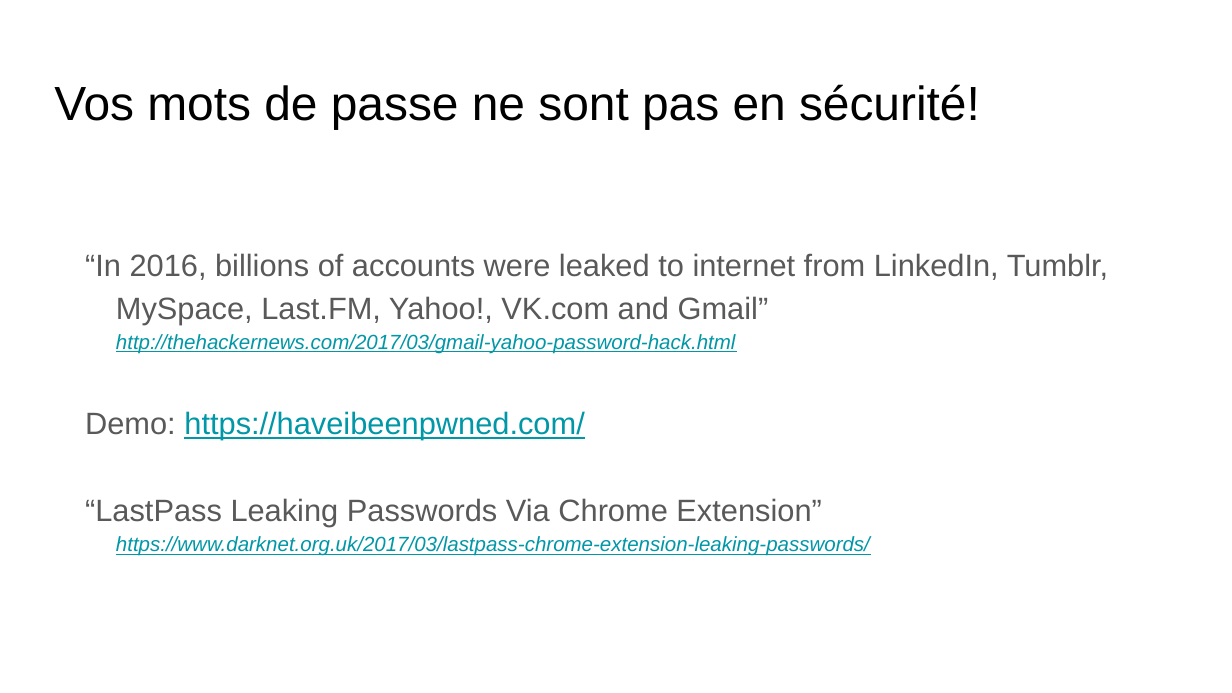
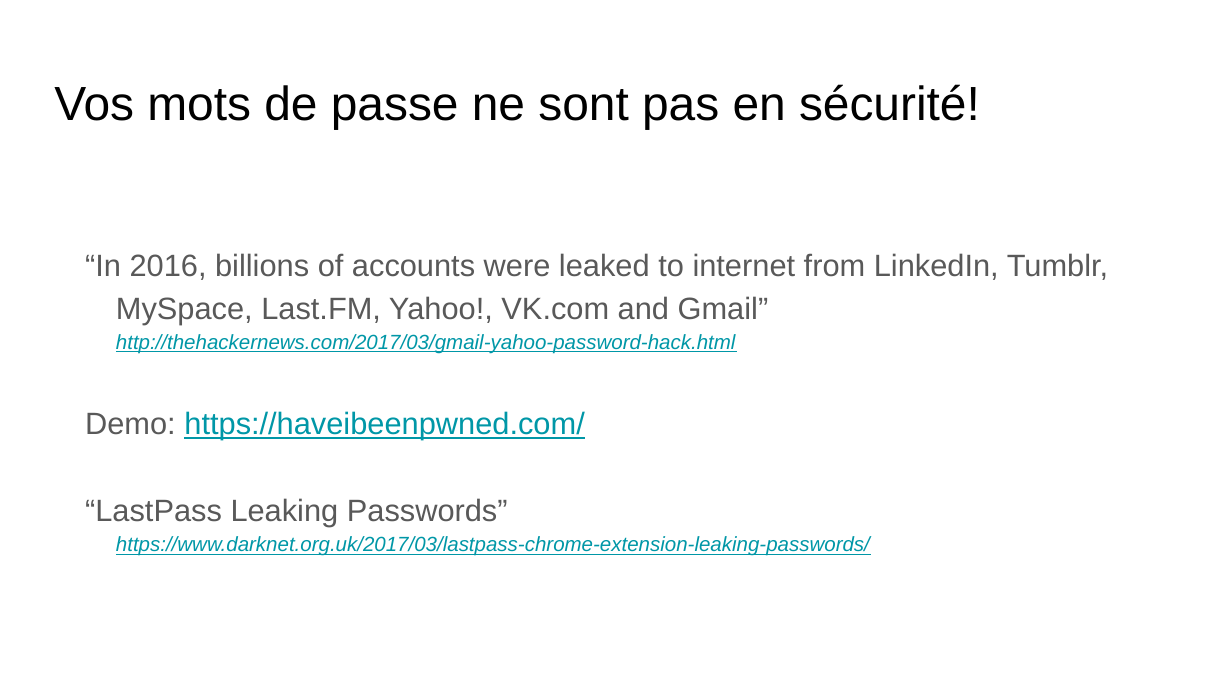
Before and after one commit to claudiosousa/hard-pass, a slide deck: slide 2 of presentation/Intermediaire/Hard-pass.pptx. Drawn at 1232x693 pixels with LibreOffice and Linux fonts; fonts in the diff are those of the drawing. Boxes give left, top, right and bottom in pixels: in the first picture for what was removed or moved away, otherwise in the second. Text is boxed around its words. In the diff, an @@ line names an element or a change of style, - is before the commit and + after.

```diff
--- a/presentation/Intermediaire/Hard-pass.pptx
+++ b/presentation/Intermediaire/Hard-pass.pptx
@@ text at <box>85,498,870,556</box>: text changed @@
-“LastPass Leaking Passwords Via Chrome Extension”
-https://www.darknet.org.uk/2017/03/lastpass-chrome-extension-leaking-passwords/
+“LastPass Leaking Passwords”
+https://www.darknet.org.uk/2017/03/lastpass-chrome-extension-leaking-passwords/
```
Also in this commit, not shown: 3 other slides changed, 2 slides added, 5 other files.
